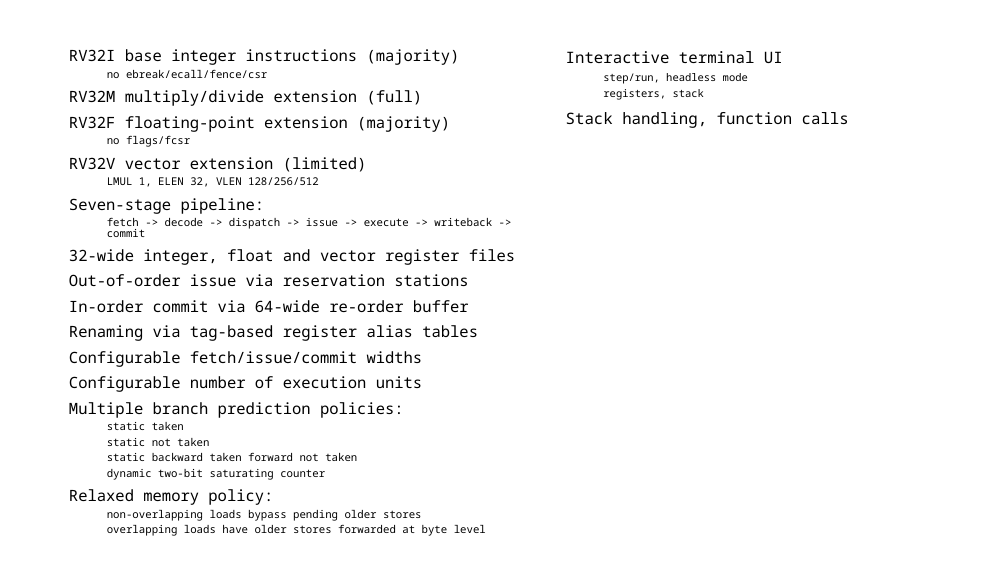
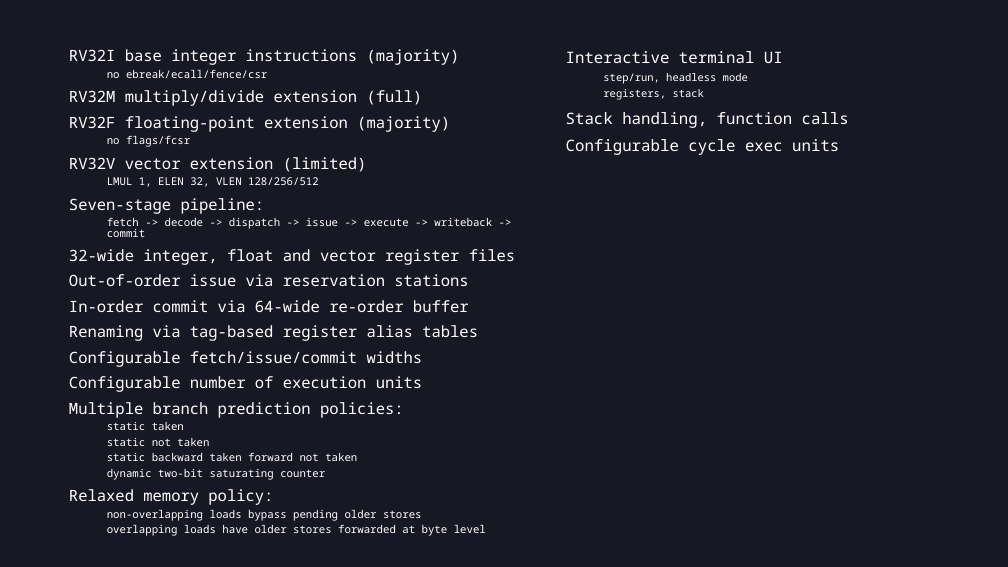
Before and after one commit to finnjcooper/COMS30046, a slide deck: slide 3 of docs/final presentation.pptx. Drawn at 1008x567 pixels with LibreOffice and Linux fonts; fonts in the diff are those of the drawing. Boxes give left, top, right and bottom in pixels: in the first picture for what was removed or moved away, otherwise in the second. Text is boxed around its words. In the diff, an @@ line names an element or a change of style, - is before the commit and + after.

```diff
--- a/docs/final presentation.pptx
+++ b/docs/final presentation.pptx
@@ background #FFFFFF to #181825 @@
@@ text "RV32I base integer instructions (majority)" at box(69, 49, 516, 536): text colour #000000 to #FFFFFF @@
@@ text at box(566, 51, 849, 128): text colour #000000 to #FFFFFF in "Interactive terminal UI", "step/run, headless mode", "registers, stack", "Stack handling, function calls" @@
@@ text at box(566, 139, 839, 155): paragraph added @@
+Configurable cycle exec units
```
Also in this commit, not shown: 5 other slides changed, 1 slide added, 1 slide removed.
